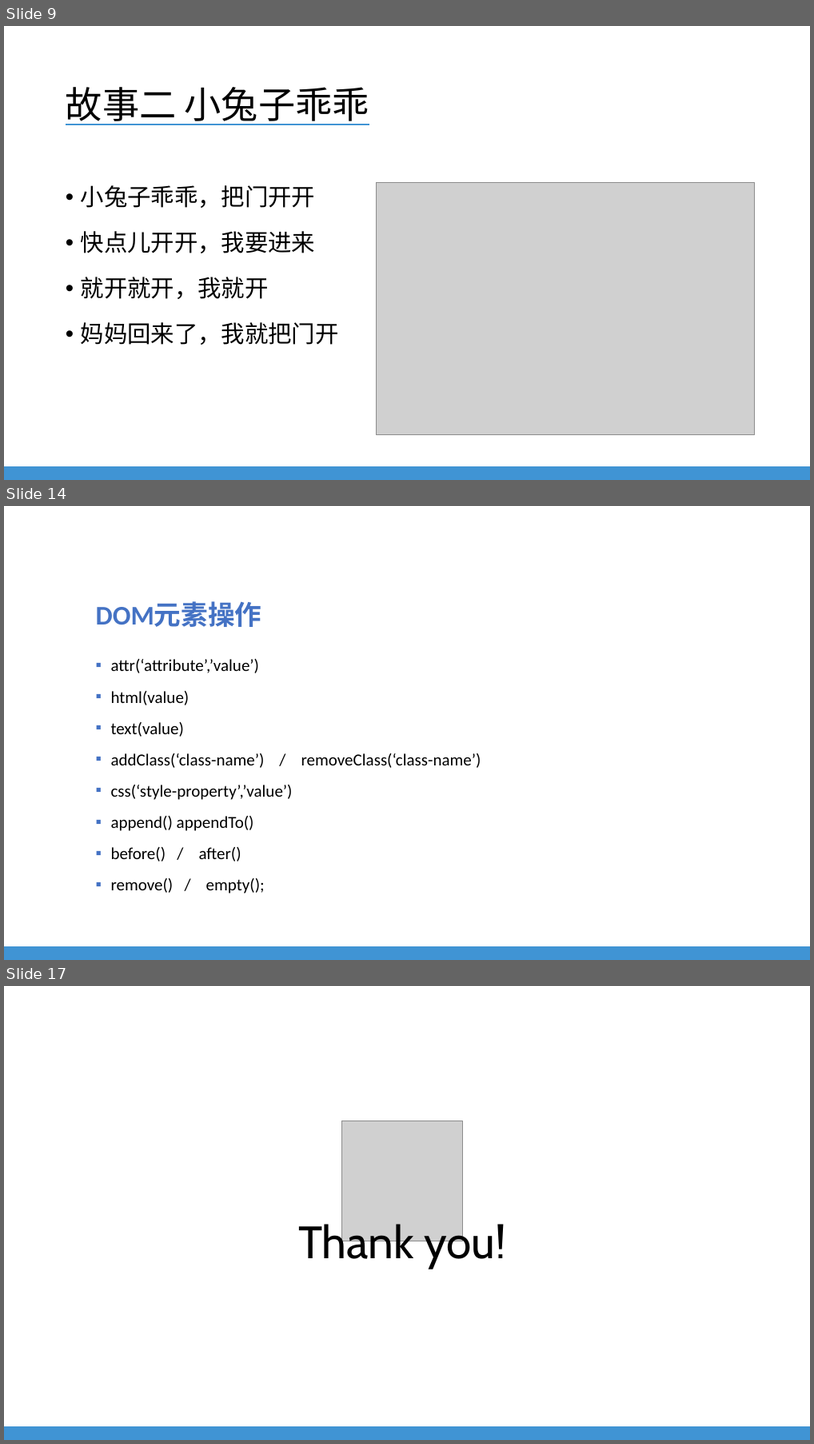
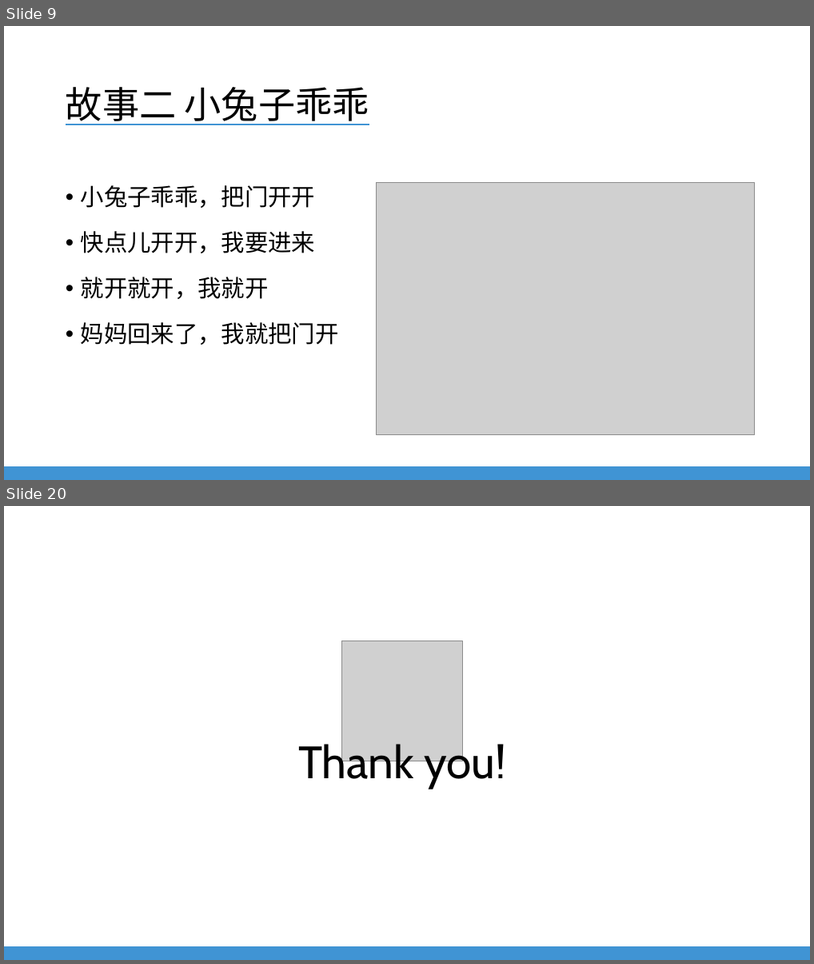
Before and after one commit to EverDoc/NLU, a slide deck: NLU Training - Javascript For QA.pptx. Shown one above the other, each under a label of ours: slides 9, 14 and 17 before the commit, slides 9 and 20 after it; the slides between them are not shown. The pictures are 814x1444 and 814x964 pixels, drawn with LibreOffice and Linux fonts; fonts in the diff are those of the drawing; grey boxes stand for pictures; background and template pictures are left out. Boxes give left, top, right and bottom in pixels: in the first picture for what was removed or moved away, otherwise in the second. Text is boxed around its words. In the diff, an @@ line names an element or a change of style, - is before the commit and + after.

```diff
--- a/NLU Training - Javascript For QA.pptx
+++ b/NLU Training - Javascript For QA.pptx
@@ slide 14 removed at (x1=4, y1=506, x2=810, y2=960), background #FFFFFF; not listed: 1 template element that a slide beside it also shows @@
@@ text removed at (x1=96, y1=602, x2=262, y2=627) @@
-DOM元素操作
@@ text removed at (x1=111, y1=659, x2=482, y2=893) @@
-▪ attr(‘attribute’,’value’)
-▪ html(value)
-▪ text(value)
-▪ addClass(‘class-name’) / removeClass(‘class-name’)
-▪ css(‘style-property’,’value’)
-▪ append() appendTo()
-▪ before() / after()
-▪ remove() / empty();
@@ what was slide 17 is now slide 20 @@
```
Also in this commit, not shown: 10 slides added, 6 other slides removed.
